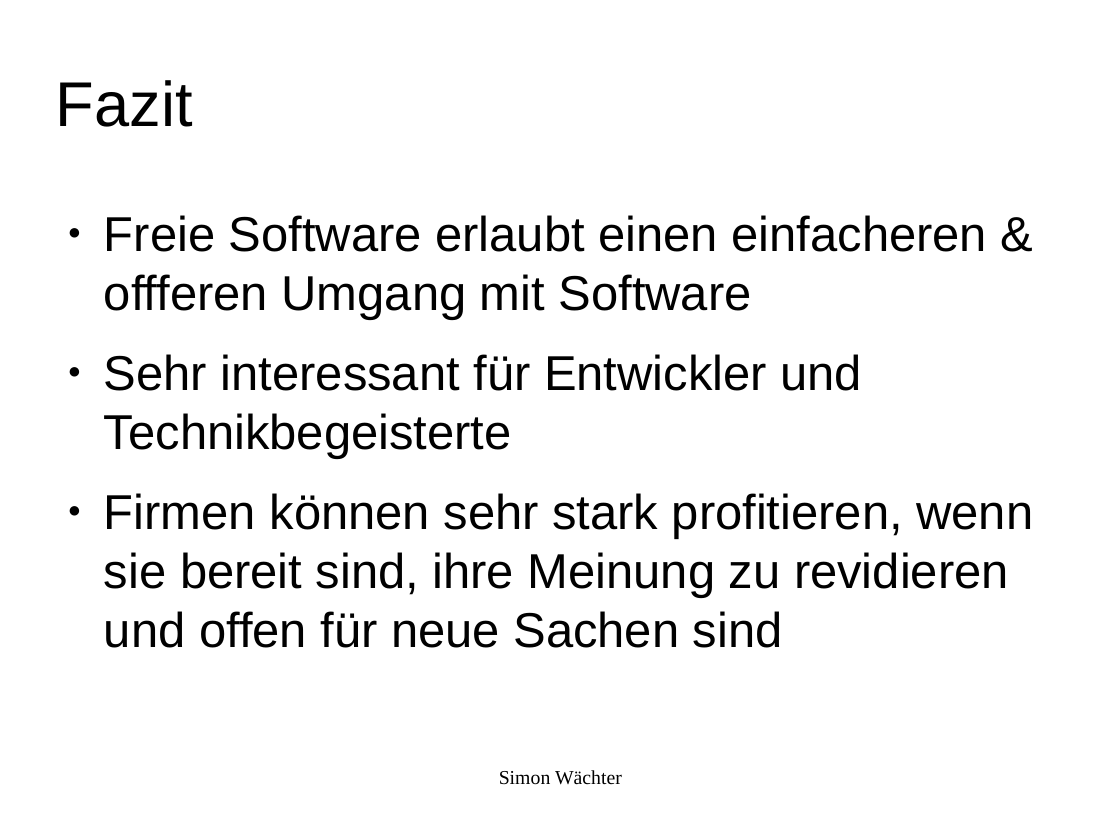
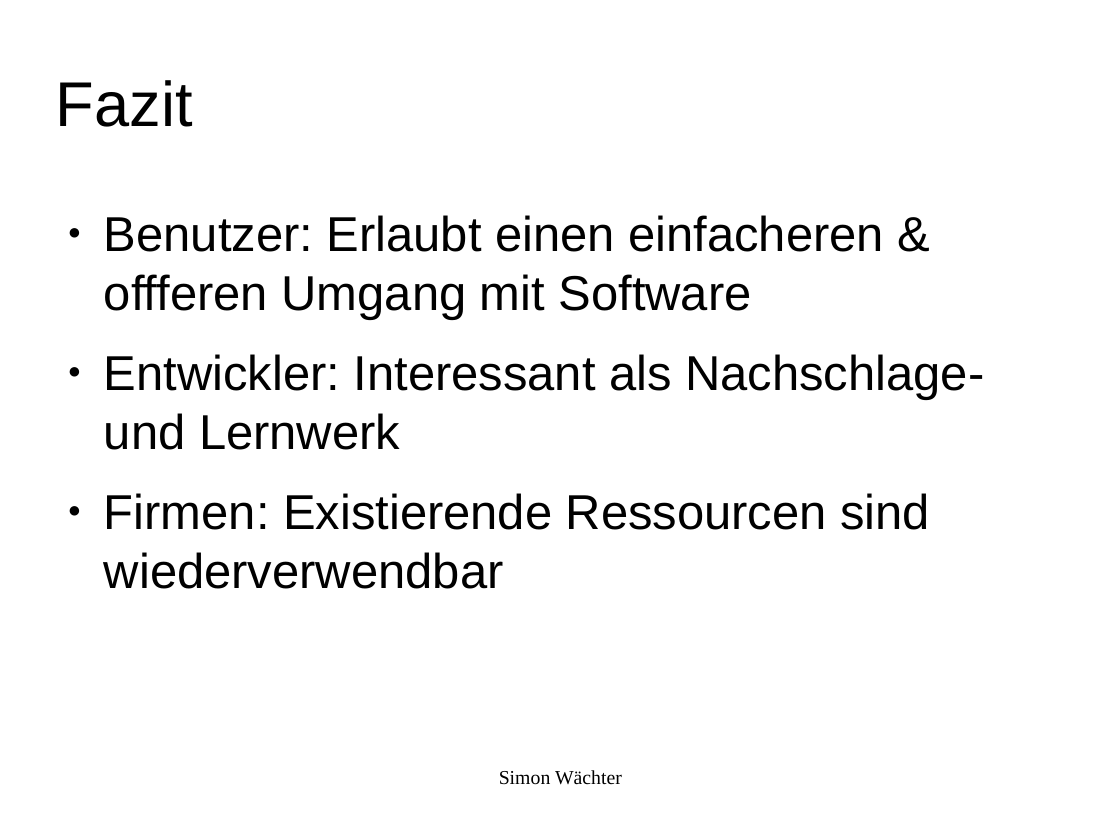
Before and after one commit to swaechter/presentations, a slide deck: slide 25 of 2014_05_10_Ubucon_2014/Freie_Software_Was_ist_das.odp (slide 24 before the commit). Drawn at 1120x840 pixels with LibreOffice and Linux fonts; fonts in the diff are those of the drawing; background and template pictures are left out. Boxes give left, top, right and bottom in pixels: in the first picture for what was removed or moved away, otherwise in the second. Text is boxed around its words. In the diff, an @@ line names an element or a change of style, - is before the commit and + after.

Commit message:
Improved presentation

```diff
--- a/2014_05_10_Ubucon_2014/Freie_Software_Was_ist_das.odp
+++ b/2014_05_10_Ubucon_2014/Freie_Software_Was_ist_das.odp
@@ text at bbox=[104, 215, 984, 589]: text changed @@
-● Freie Software erlaubt einen einfacheren & offferen Umgang mit Software
-● Sehr interessant für Entwickler und Technikbegeisterte
-● Firmen können sehr stark profitieren, wenn sie bereit sind, ihre Meinung zu revidieren und offen für neue Sachen sind
+● Benutzer: Erlaubt einen einfacheren & offferen Umgang mit Software
+● Entwickler: Interessant als Nachschlage- und Lernwerk
+● Firmen: Existierende Ressourcen sind wiederverwendbar
```
Also in this commit, not shown: 15 other slides changed, 1 slide added.
